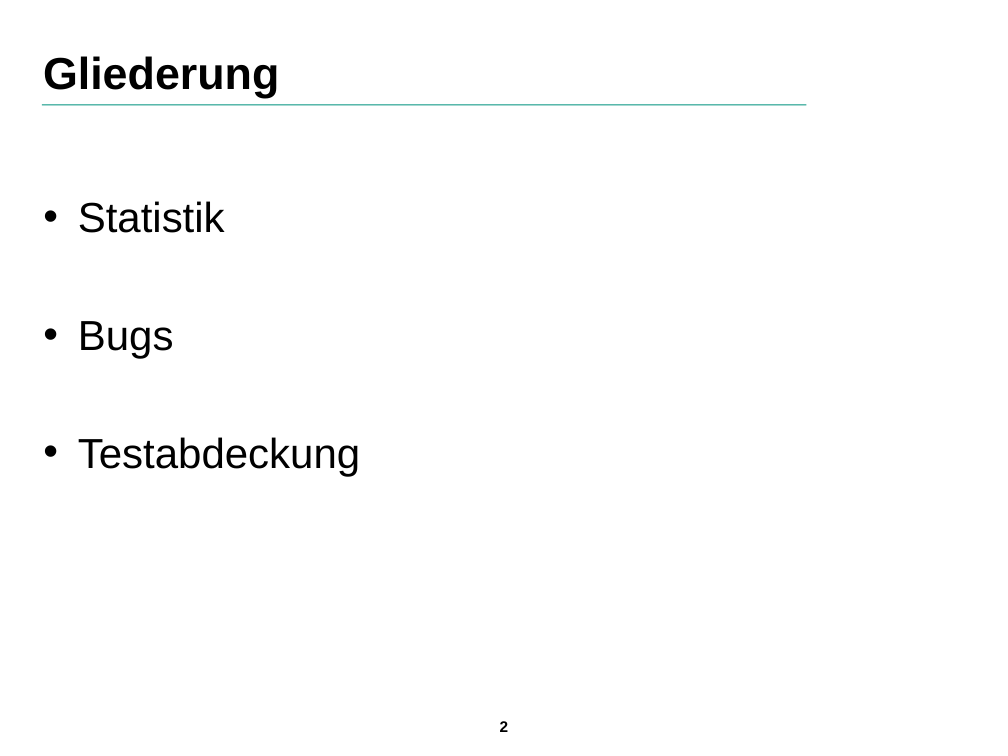
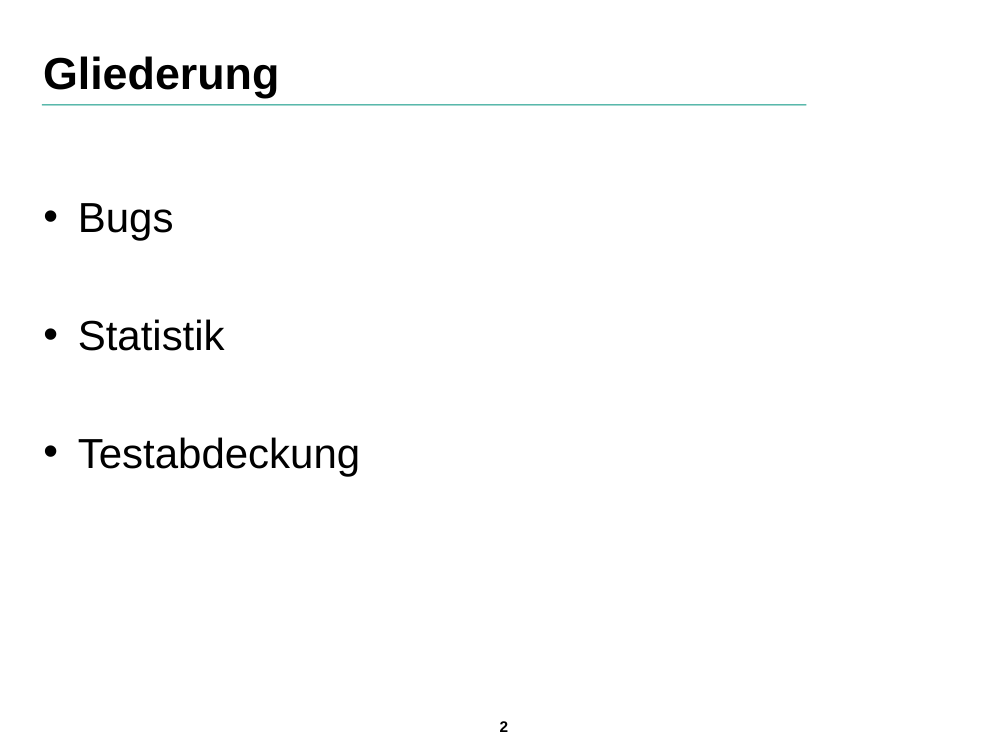
Before and after one commit to SuppenGeist/pse-ws1516-videoencoder-ta, a slide deck: slide 2 of Qualitätssicherung/Präsentation/Praesentation.odp. Drawn at 1008x756 pixels with LibreOffice and Linux fonts; fonts in the diff are those of the drawing; background and template pictures are left out. Boxes give left, top, right and bottom in pixels: in the first picture for what was removed or moved away, otherwise in the second. Text is boxed around its words. In the diff, an @@ line names an element or a change of style, - is before the commit and + after.

```diff
--- a/Qualitätssicherung/Präsentation/Praesentation.odp
+++ b/Qualitätssicherung/Präsentation/Praesentation.odp
@@ text at box(78, 203, 174, 241): paragraph added @@
+• Bugs
@@ text at box(78, 321, 174, 359): paragraph removed @@
-• Bugs
```
Also in this commit, not shown: 1 other slide changed, 2 other files.
